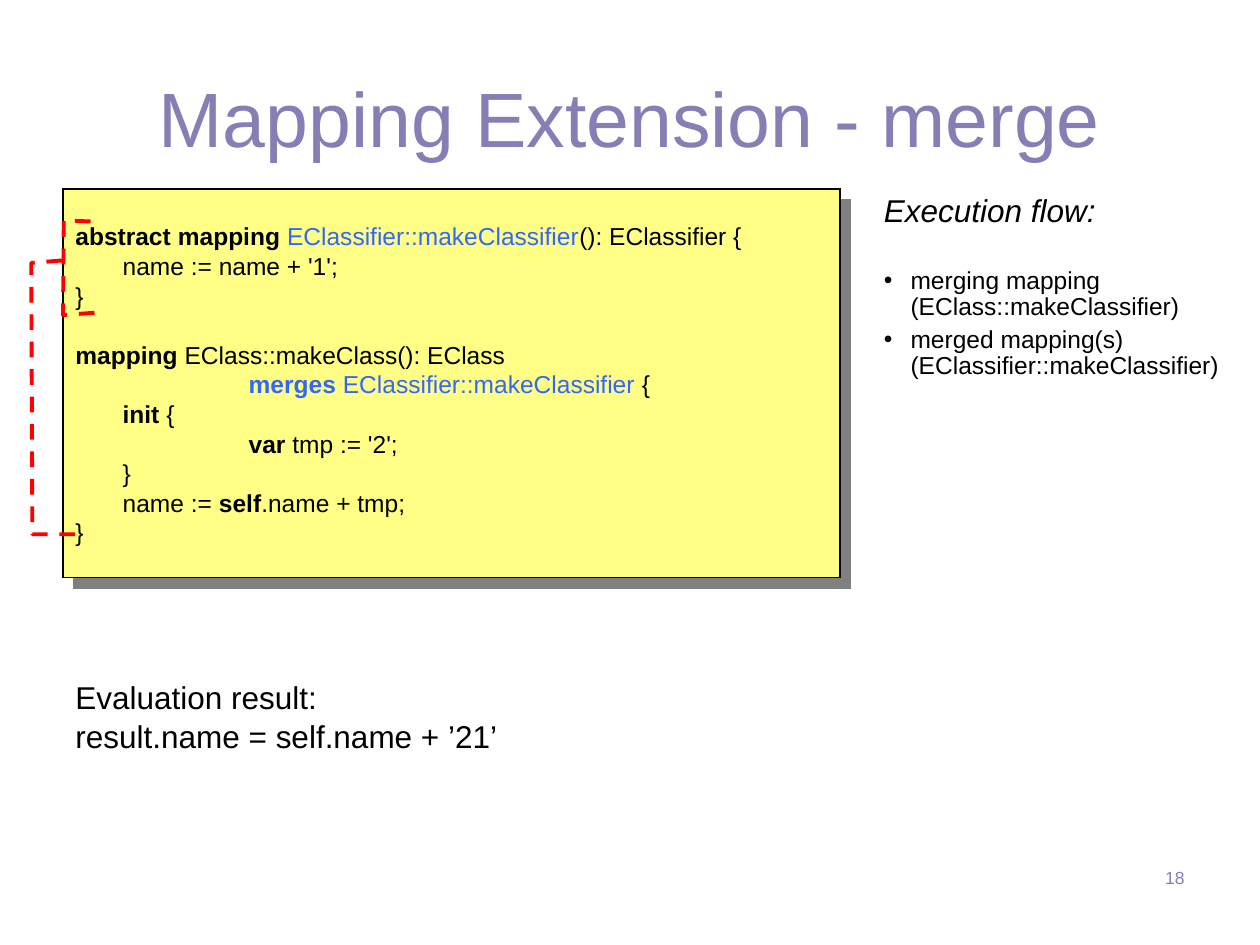
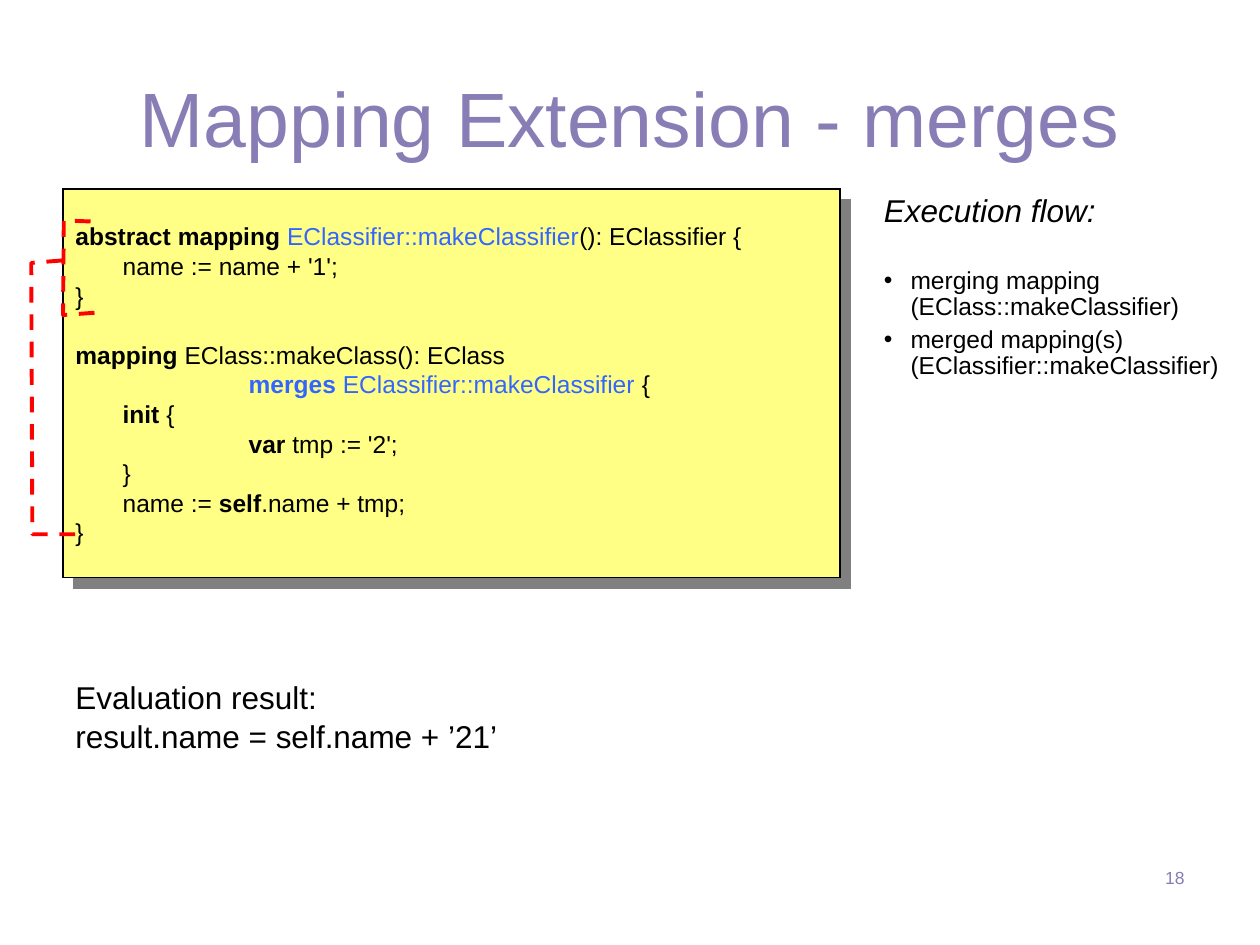
Before and after one commit to wilbert-alberts/qvto, a slide deck: slide 18 of examples/org.eclipse.m2m.qvt.oml.econ2009.tutorial/projects/qvto.explained/slides/The Art of Model Transformation with Operational QVT.ppt. Drawn at 1260x945 pixels with LibreOffice and Linux fonts; fonts in the diff are those of the drawing; background and template pictures are left out. Boxes give left, top, right and bottom in pixels: in the first picture for what was removed or moved away, otherwise in the second. Text is boxed around its words. In the diff, an @@ line names an element or a change of style, - is before the commit and + after.

```diff
--- a/examples/org.eclipse.m2m.qvt.oml.econ2009.tutorial/projects/qvto.explained/slides/The Art of Model Transformation with Operational QVT.ppt
+++ b/examples/org.eclipse.m2m.qvt.oml.econ2009.tutorial/projects/qvto.explained/slides/The Art of Model Transformation with Operational QVT.ppt
@@ title at [139, 91, 1119, 162]: text changed @@
-Mapping Extension - merge
+Mapping Extension - merges
```
Also in this commit, not shown: 2 other slides changed, 31 other files.
